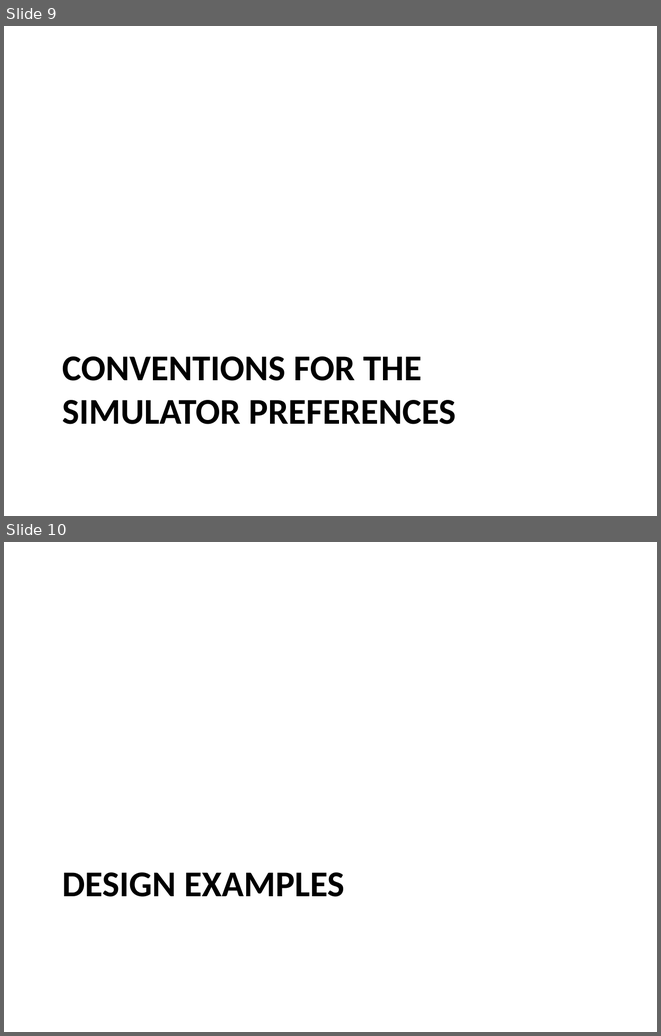
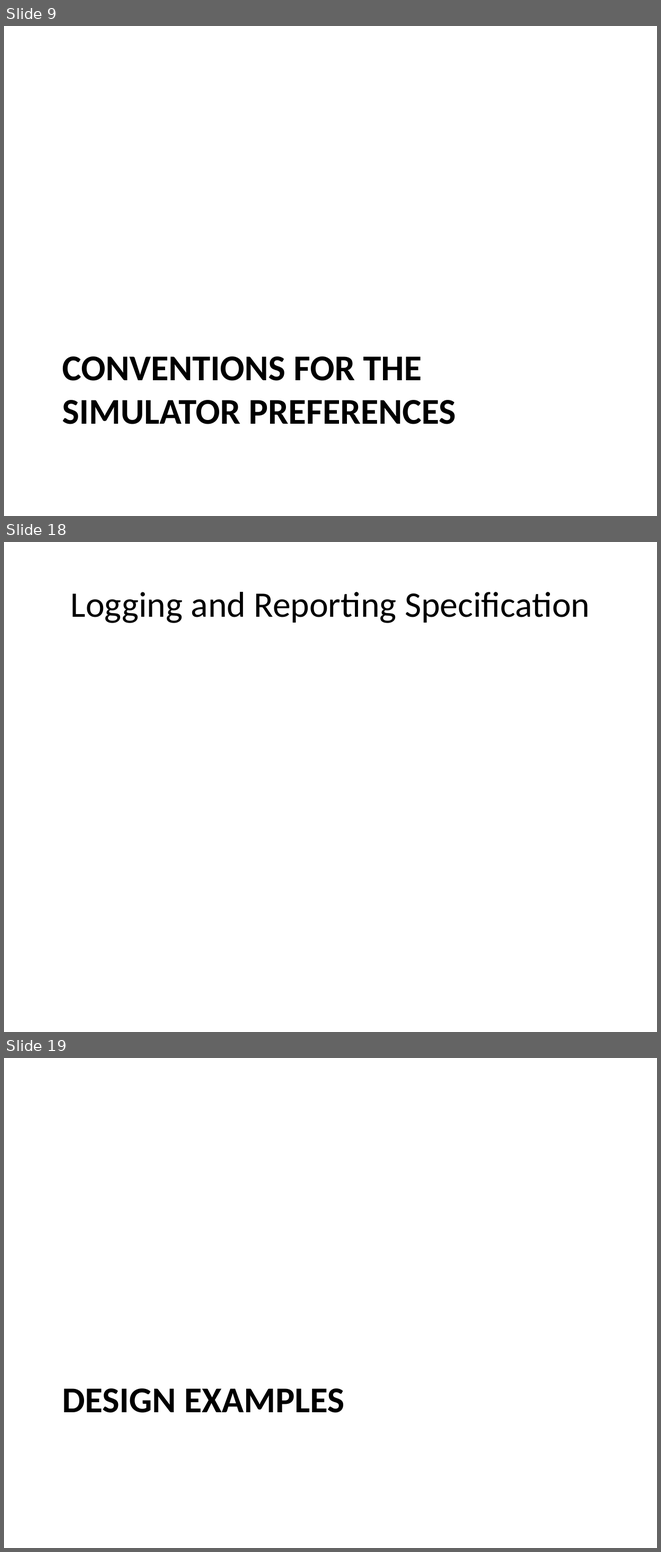
Before and after one commit to timurkelin/cosim, a slide deck: doc/cosim.pptx. Shown one above the other, each under a label of ours: slides 9 and 10 before the commit, slides 9, 18 and 19 after it; the slides between them are not shown. The pictures are 661x1036 and 661x1552 pixels, drawn with LibreOffice and Linux fonts; fonts in the diff are those of the drawing; background and template pictures are left out. Boxes give left, top, right and bottom in pixels: in the first picture for what was removed or moved away, otherwise in the second. Text is boxed around its words. In the diff, an @@ line names an element or a change of style, - is before the commit and + after.

```diff
--- a/doc/cosim.pptx
+++ b/doc/cosim.pptx
@@ slide 18 added at (4, 542, 657, 1032), background #FFFFFF @@
@@ title added at (71, 592, 590, 623), 39.6 pt, text #000000 @@
+Logging and Reporting Specification
@@ what was slide 10 is now slide 19 @@
```
Also in this commit, not shown: 2 slides changed, 8 other slides added, 2 other files.
